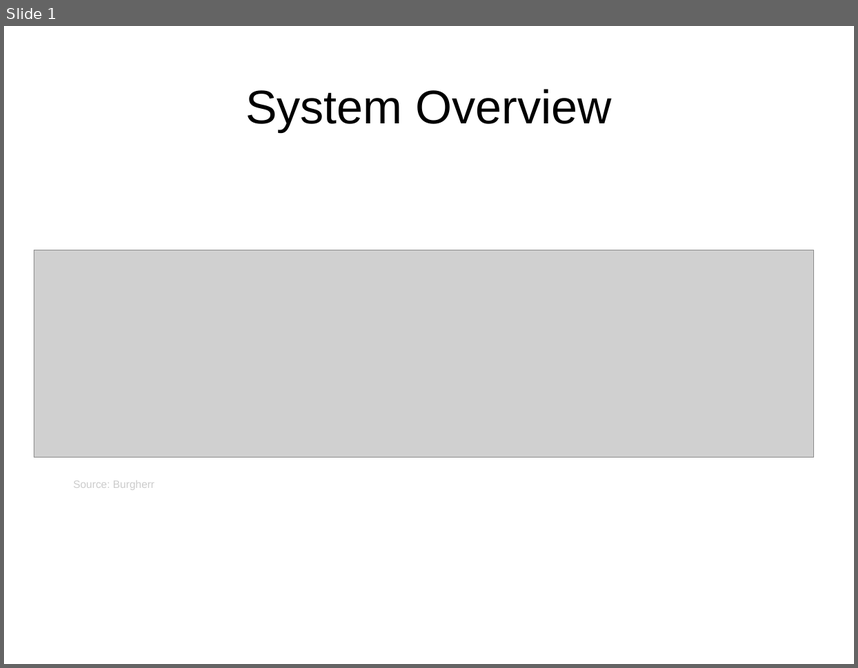
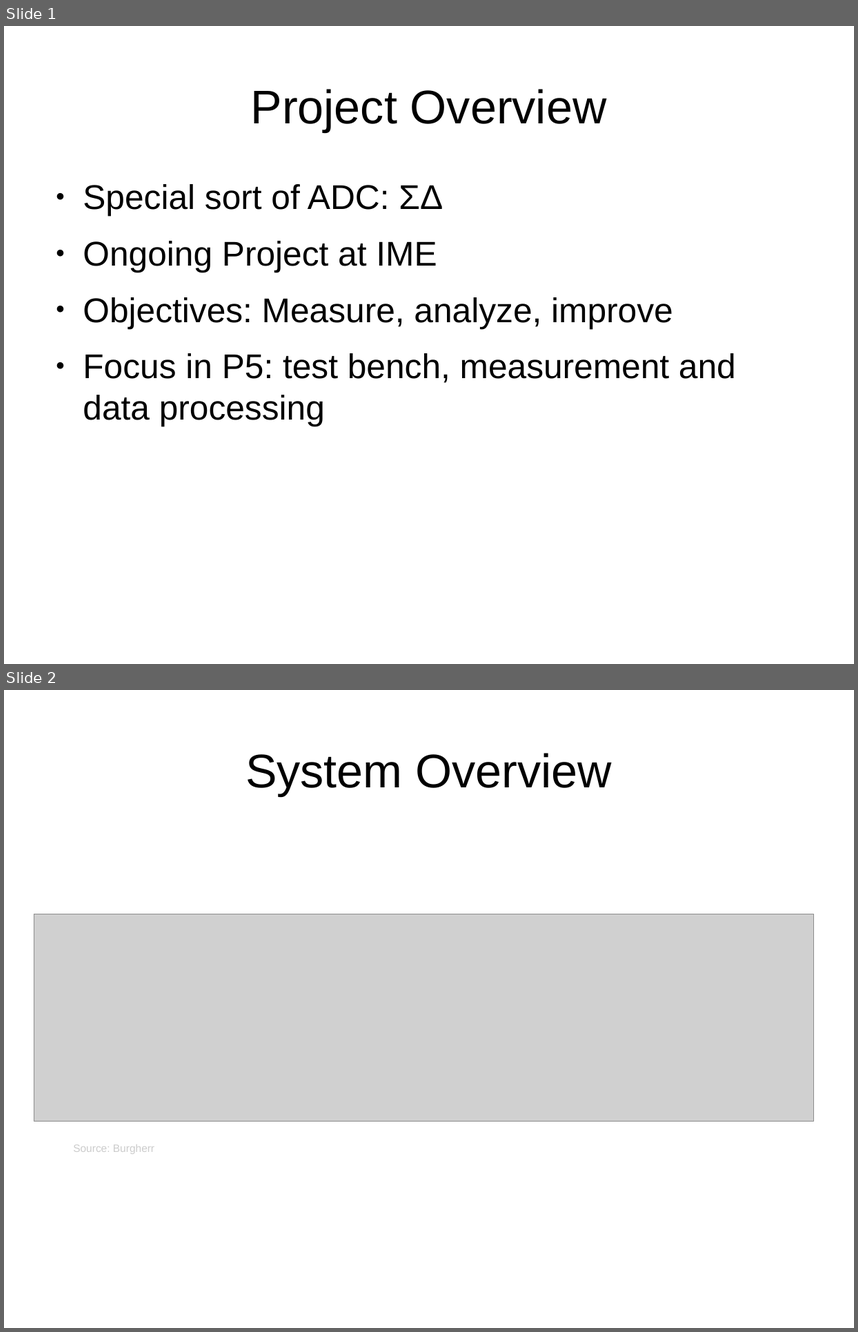
Before and after one commit to alpenwasser/pro5E, a slide deck: presentation/pres_frey.odp. Shown one above the other, each under a label of ours: slide 1 before the commit, slides 1 and 2 after it. The pictures are 858x668 and 858x1332 pixels, drawn with LibreOffice and Linux fonts; fonts in the diff are those of the drawing; grey boxes stand for pictures. Boxes give left, top, right and bottom in pixels: in the first picture for what was removed or moved away, otherwise in the second. Text is boxed around its words. In the diff, an @@ line names an element or a change of style, - is before the commit and + after.

```diff
--- a/presentation/pres_frey.odp
+++ b/presentation/pres_frey.odp
@@ slide 1 added at (4, 26, 854, 664), background #FFFFFF @@
@@ title added at (251, 89, 606, 132), 44 pt, text #000000 @@
+Project Overview
@@ text added at (83, 184, 736, 426), 32 pt, text #000000 @@
+● Special sort of ADC: ΣΔ
+● Ongoing Project at IME
+● Objectives: Measure, analyze, improve
+● Focus in P5: test bench, measurement and data processing
@@ what was slide 1 is now slide 2 @@
```
Also in this commit, not shown: 2 slides removed.
